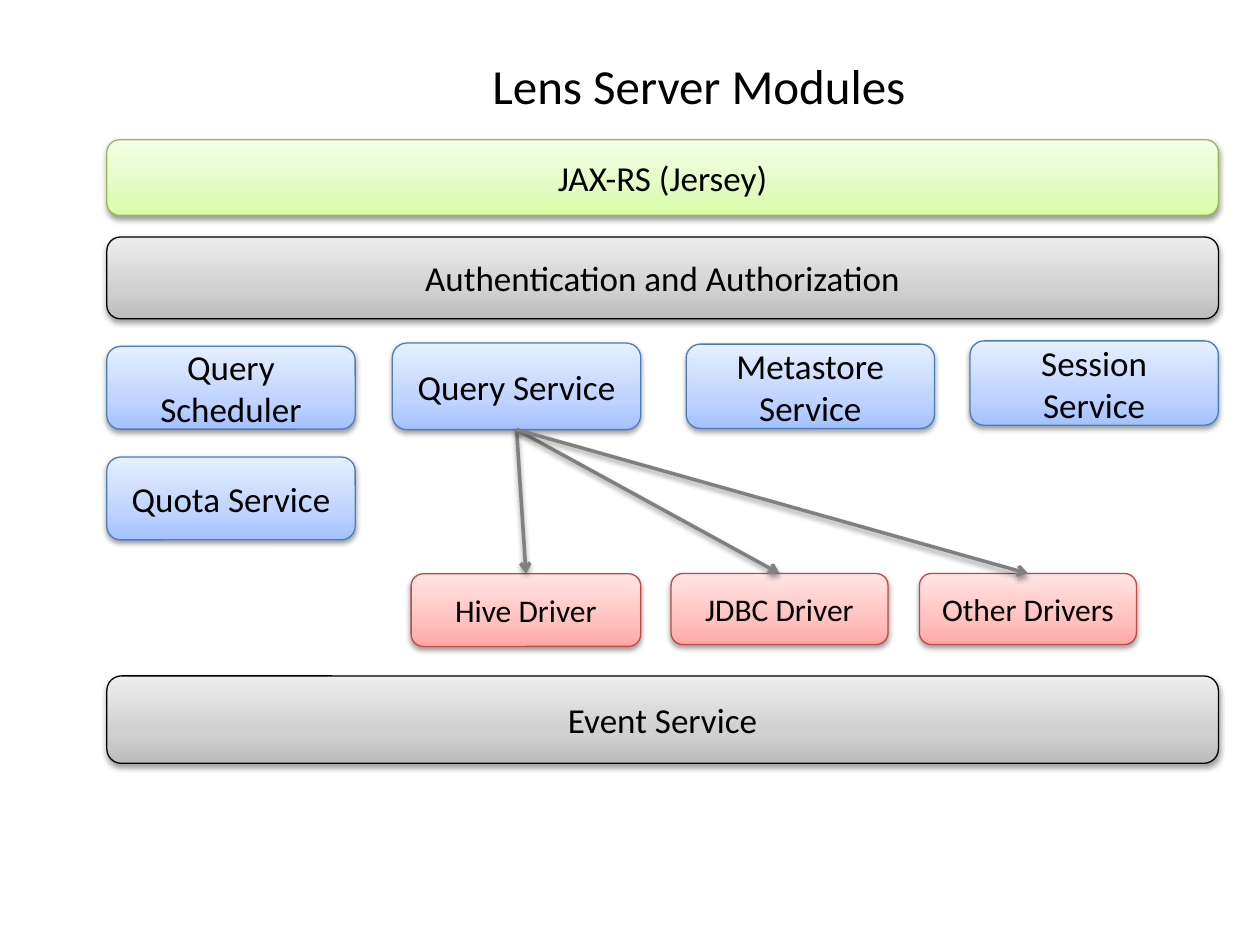
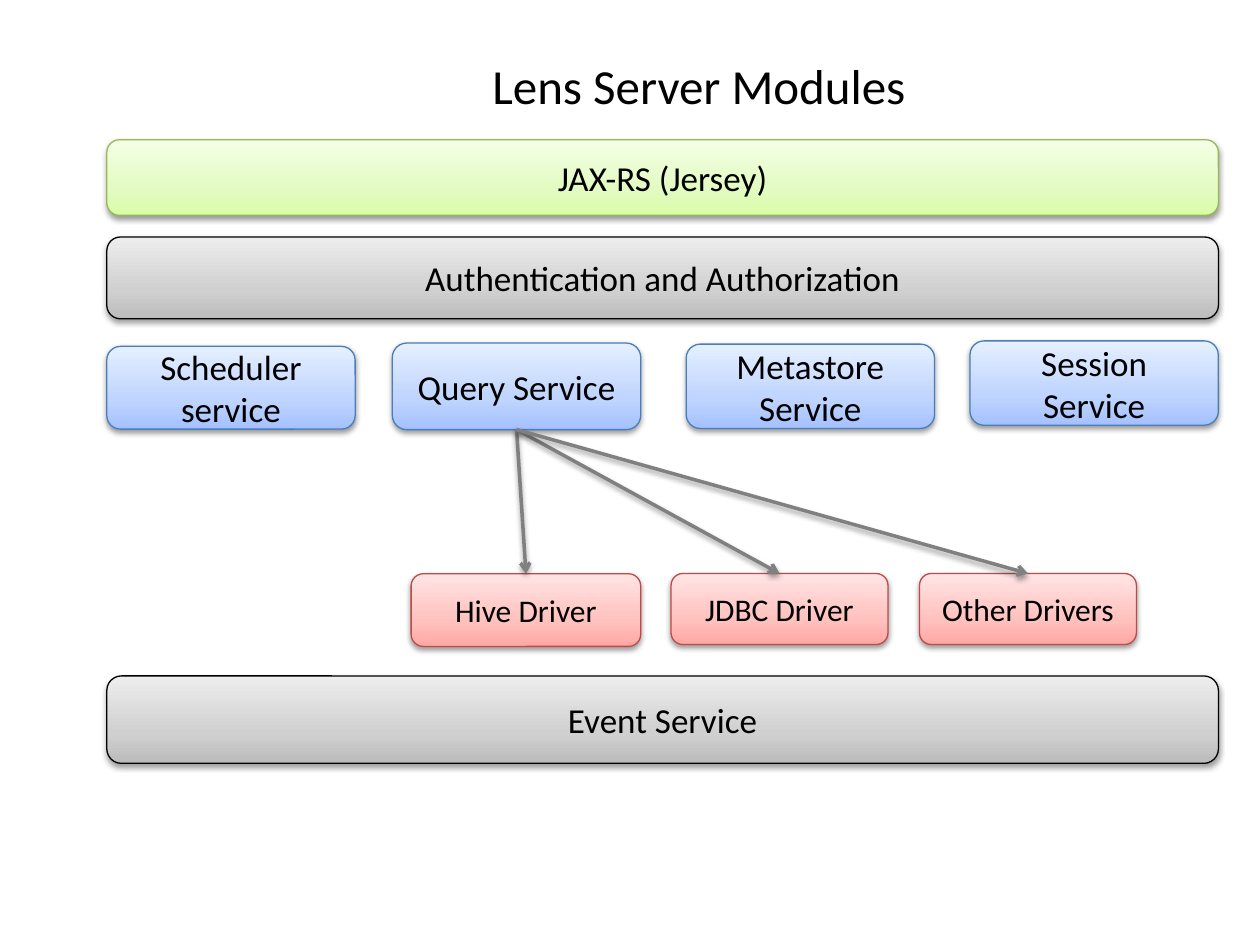
Before and after one commit to apache/lens, a slide deck: slide 3 of src/site/diagrams.pptx. Drawn at 1260x945 pixels with LibreOffice and Linux fonts; fonts in the diff are those of the drawing. Boxes give left, top, right and bottom in pixels: in the first picture for what was removed or moved away, otherwise in the second. Text is boxed around its words. In the diff, an @@ line names an element or a change of style, - is before the commit and + after.

```diff
--- a/src/site/diagrams.pptx
+++ b/src/site/diagrams.pptx
@@ text in rounded rectangle at (x1=160, y1=355, x2=301, y2=431): text changed @@
-Query Scheduler
+Scheduler service
@@ rounded rectangle removed at (x1=107, y1=457, x2=355, y2=541) @@
-Quota Service
```
Also in this commit, not shown: 2 other slides changed, 1 slide added, 8 other files.
